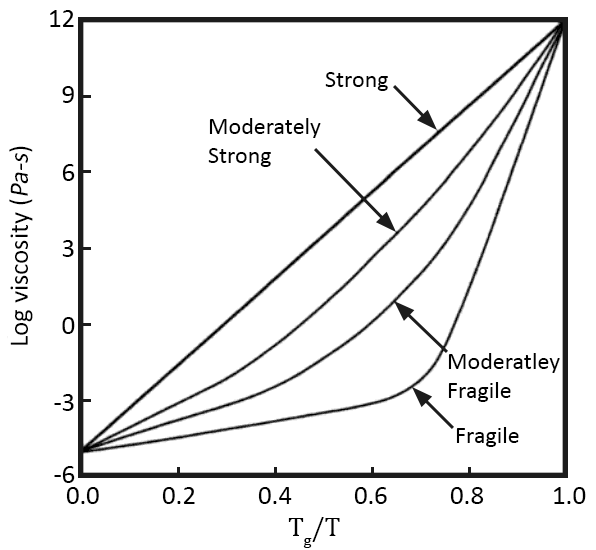
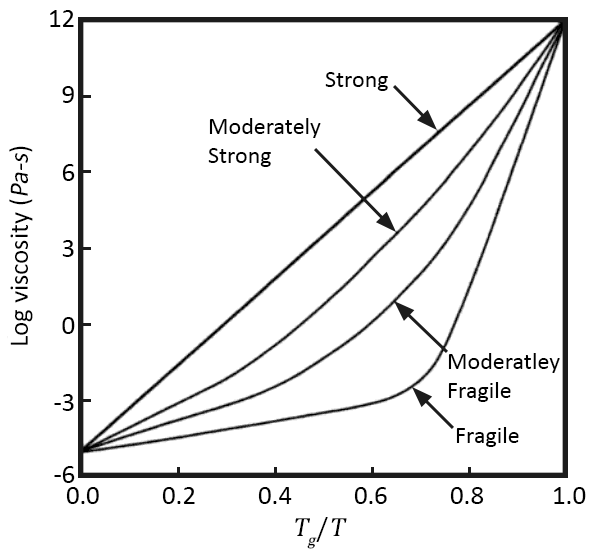
Before/after of a 596px x 550px layered artwork. What changed in the layer stack:
painted on "Tg/T" over [288, 517, 347, 549]
